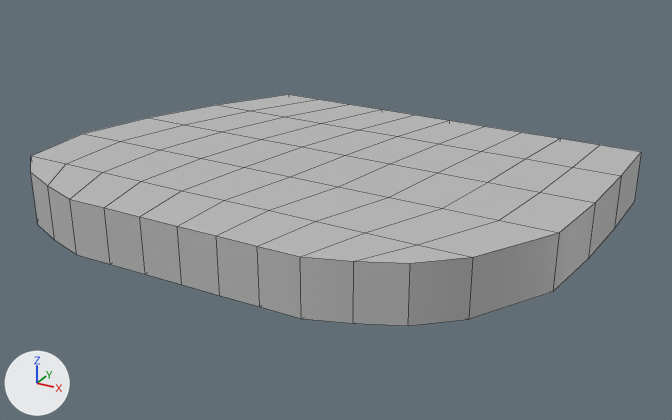
One commit to the FBX model Assets/Meshes/Ingredients/Ingredient_Lamb_Half.fbx: the scene before it, then after it.
The view is the same before and after, from a 50 mm lens placed at (0.179, -0.643, 0.306), pointed at (-0.174, 0.0, -0.016). The lights are fixed; the arrows at lower left show +X, +Y and +Z. Mesh edges are drawn as thin lines. Where no turn or scale is listed for an object, it has been applied to the vertices.

The scene before the commit, as lines of its bpy script (objects in view):
```python
me_mesh = bpy.data.meshes.new('Mesh')
me_mesh.from_pydata(...)  # 132 vertices, 130 faces; spans x -0.232..0.232, y -0.161..0.161, z -0.024..0.024
me_mesh.materials.append(mat_lambert1)  # grey #bcbcbc
ob_lamb_half = bpy.data.objects.new('Lamb_Half', me_mesh)
ob_lamb_half.location = (-0.1887, 0.0, 0.0)
```
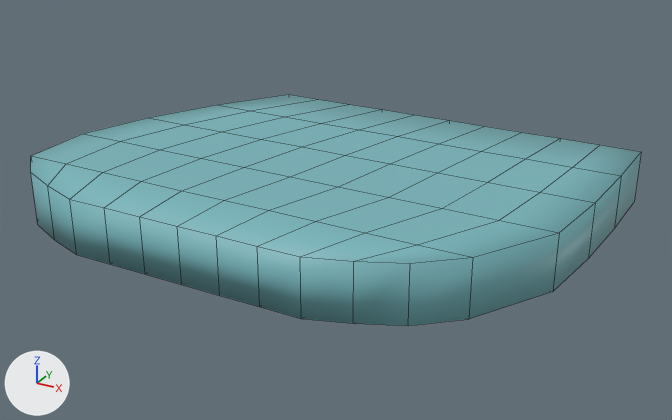
The newer file is also rescaled (x0.71), turned or shifted as a whole; pictures and numbers use the older file's frame.

Changed parts and their boxes (x1, y1, x2, y2) in the pictures (672 x 420 px):
'Lamb_Half', recoloured, shading changed (grey to cyan): (31, 94, 641, 326) in both

The change, as a diff of the scene's bpy script:
```diff
--- a/Assets/Meshes/Ingredients/Ingredient_Lamb_Half.fbx.py
+++ b/Assets/Meshes/Ingredients/Ingredient_Lamb_Half.fbx.py
@@ mat_food_04 @@
+mat_food_04 = principled_material('Food_04')
+mat_food_04.base_color = (0.186, 0.464, 0.5)  # cyan #77b5bc
@@ me_mesh @@
 me_mesh.from_pydata(...)  # 132 vertices, 130 faces; spans x -0.232..0.232, y -0.161..0.161, z -0.024..0.024
 # used by ob_lamb_half; location = (-0.1887, 0.0, 0.0)
-me_mesh.materials.append(mat_lambert1)  # grey #bcbcbc
+# me_mesh part 1: edges marked sharp go from 64 to 0
+me_mesh.materials.append(mat_food_04)  # cyan #77b5bc
```
